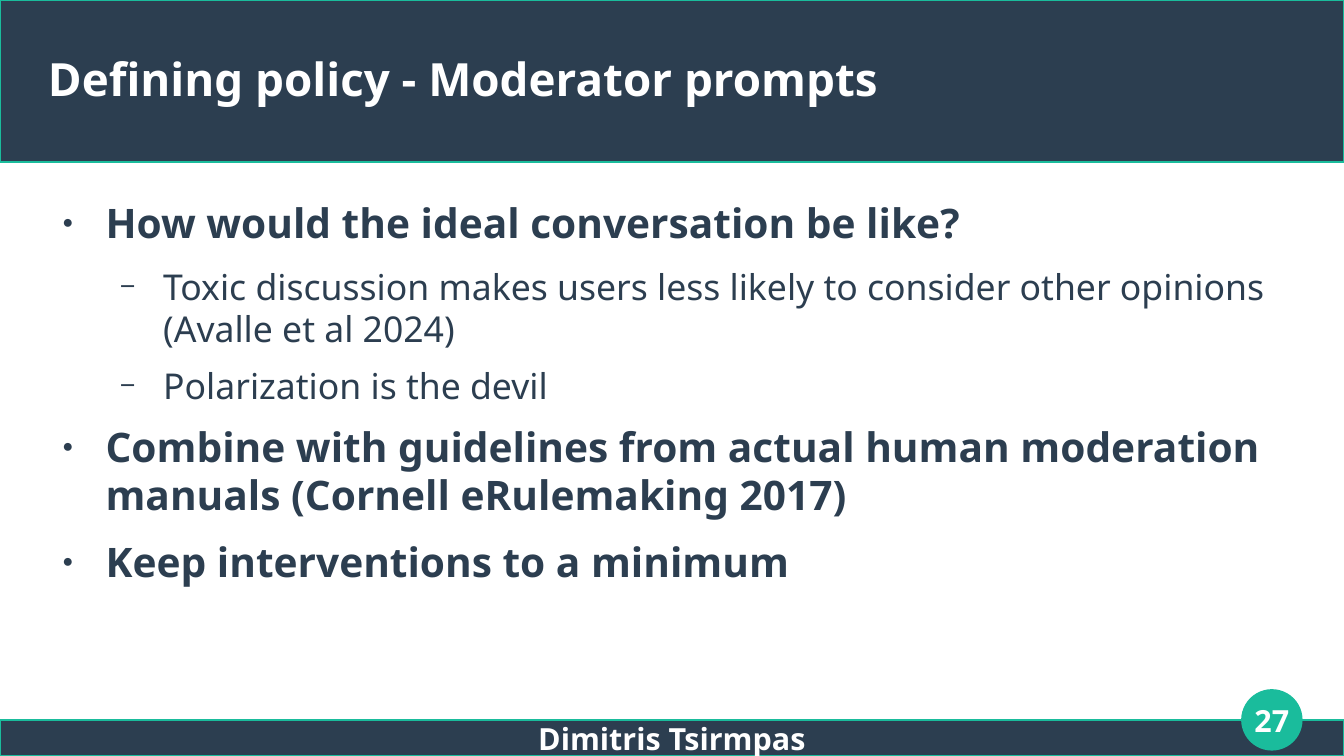
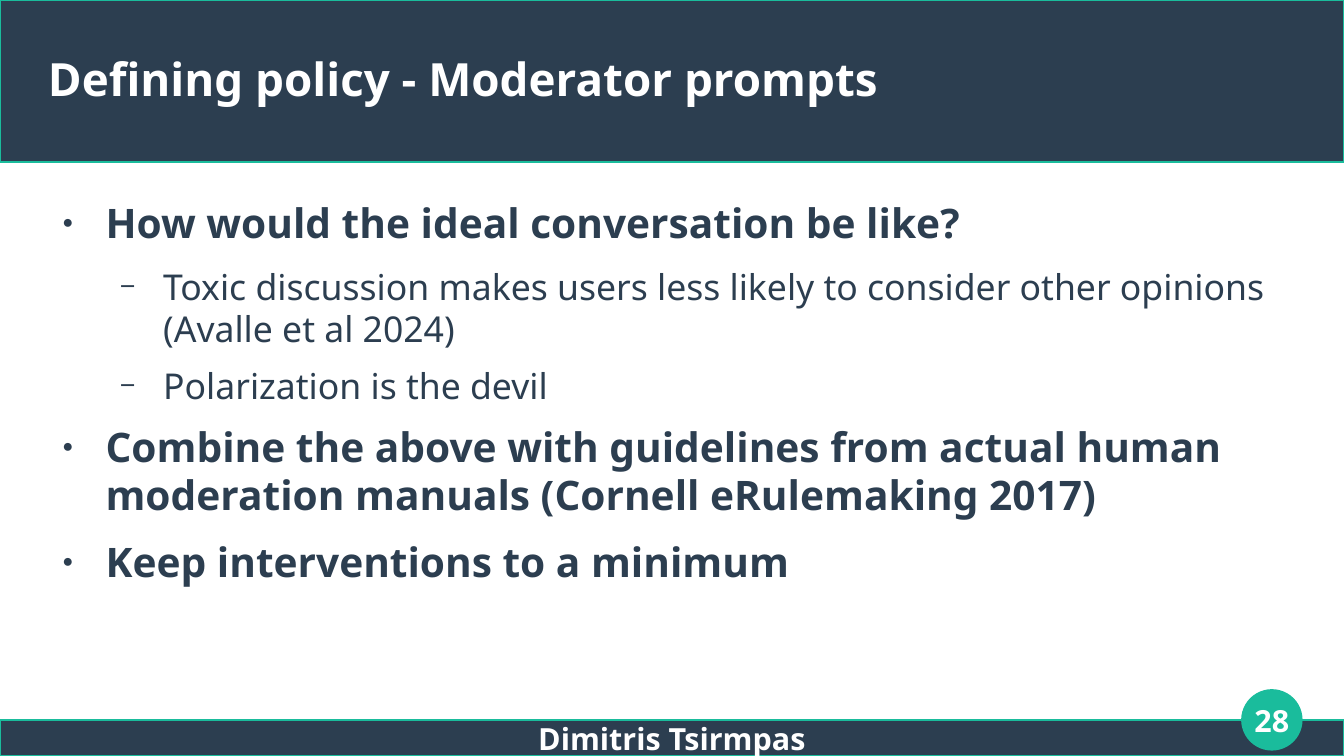
Before and after one commit to dimits-ts/llm_moderation_research, a slide deck: slide 28 of presentations/thesis.odp (slide 27 before the commit). Drawn at 1344x756 pixels with LibreOffice and Linux fonts; fonts in the diff are those of the drawing. Boxes give left, top, right and bottom in pixels: in the first picture for what was removed or moved away, otherwise in the second. Text is boxed around its words. In the diff, an @@ line names an element or a change of style, - is before the commit and + after.

```diff
--- a/presentations/thesis.odp
+++ b/presentations/thesis.odp
@@ text at [106, 431, 1222, 520]: text changed @@
-● Combine with guidelines from actual human moderation manuals (Cornell eRulemaking 2017)
+● Combine the above with guidelines from actual human moderation manuals (Cornell eRulemaking 2017)
@@ page number at [1254, 710, 1289, 733]: text changed @@
-27
+28
```
Also in this commit, not shown: 14 other slides changed, 6 slides added, 1 slide removed.
